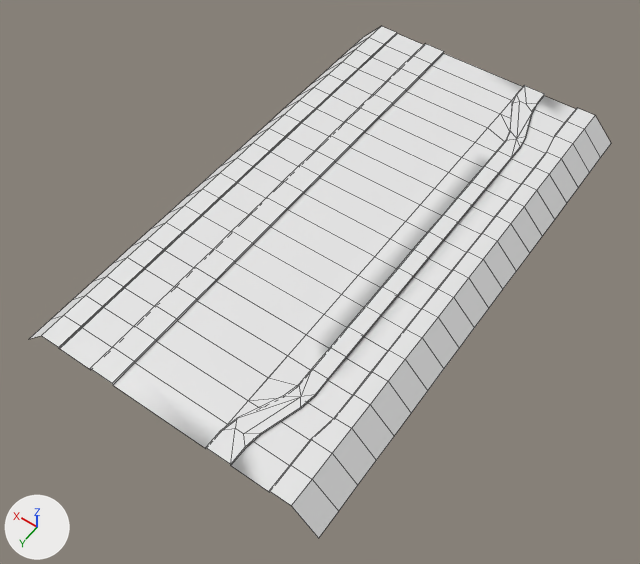
One commit to the OBJ model Transit.Addon.RoadExtensions/Roads/Common/Meshes/32m/3mSW2x3mMdn/Ground_Bus.obj: the scene before it, then after it.
Before and after are seen from a camera (50 mm lens) standing at (-37.5, 57.6, 75.1) and looking at (-0.6, 6.1, -5.8). Lighting does not change. The marker at lower left points along +X, +Y and +Z. Mesh edges are drawn as thin lines. Where no turn or scale is listed for an object, it has been applied to the vertices.

Objects in the first picture: 'Ground_Bus'.
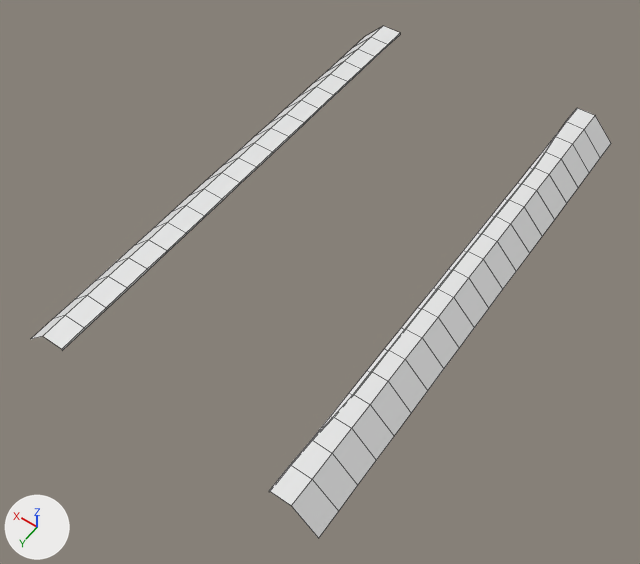
The newer file is also turned or shifted as a whole; pictures and numbers use the older file's frame.

Scene script edits in JSON lines:
```json
{"block": "me_ground_bus", "where": "# used by ob_ground_bus; location = (0.0, 0.0, 0.0)"}
{"op": "remove", "block": "me_ground_bus", "code": "me_ground_bus.from_pydata(...)  # 399 vertices, 340 faces; spans x -19.0..19.0, y -32.0..32.0, z -3.3..0.0"}
{"op": "add", "block": "me_ground_bus", "code": "me_ground_bus.from_pydata(...)  # 187 vertices, 138 faces; spans x -19.0..18.8, y -32.0..32.0, z -3.2..0.0"}
{"block": "me_ground_bus", "change": "me_ground_bus part 1: the loose piece of 84 vertices spanning x 13.5..19.0, y -32.0..32.0, z -3.3..-0.1 is scaled about its middle by (1.05, 1, 1), then moved by (-0.3, 0.0, 0.2)"}
{"block": "me_ground_bus", "change": "me_ground_bus part 2"}
{"block": "me_ground_bus", "change": "231 vertices are removed from x -14.0..13.5, y -32.0..32.0, z -0.3..0.0"}
{"block": "me_ground_bus", "change": "230 faces are deleted"}
{"block": "me_ground_bus", "change": "6 vertices move from x -14.0..-9.0, y -25.6..25.6, z -0.3..0.0 to x -13.9..-13.5, y -22.4..22.4, z -0.3..0.0"}
{"block": "me_ground_bus", "change": "8 vertices are added at x -14.0..-13.6, y -25.6..25.6, z -0.3..0.0"}
{"block": "me_ground_bus", "change": "11 new vertices lie (0.5, 0.0, 0.0) away from vertices in x -14.0, y -16.0..16.0, z -0.3"}
{"block": "me_ground_bus", "change": "28 new faces join them"}
```

Location of each change, (x1, y1, x2, y2) in pixels of the pictures (640 x 564 px; the box of a moved part takes in the faces that stretch with it):
```json
{"object": "Ground_Bus", "change": "reshaped", "before": [29, 26, 611, 538], "after": [31, 26, 611, 538]}
{"part": 1, "of": "me_ground_bus", "change": "moved or reshaped", "before": [29, 26, 397, 348], "after": [31, 26, 400, 351]}
{"part": 2, "of": "me_ground_bus", "change": "cut back", "before": [59, 34, 584, 492], "after": [290, 122, 584, 466]}
```
